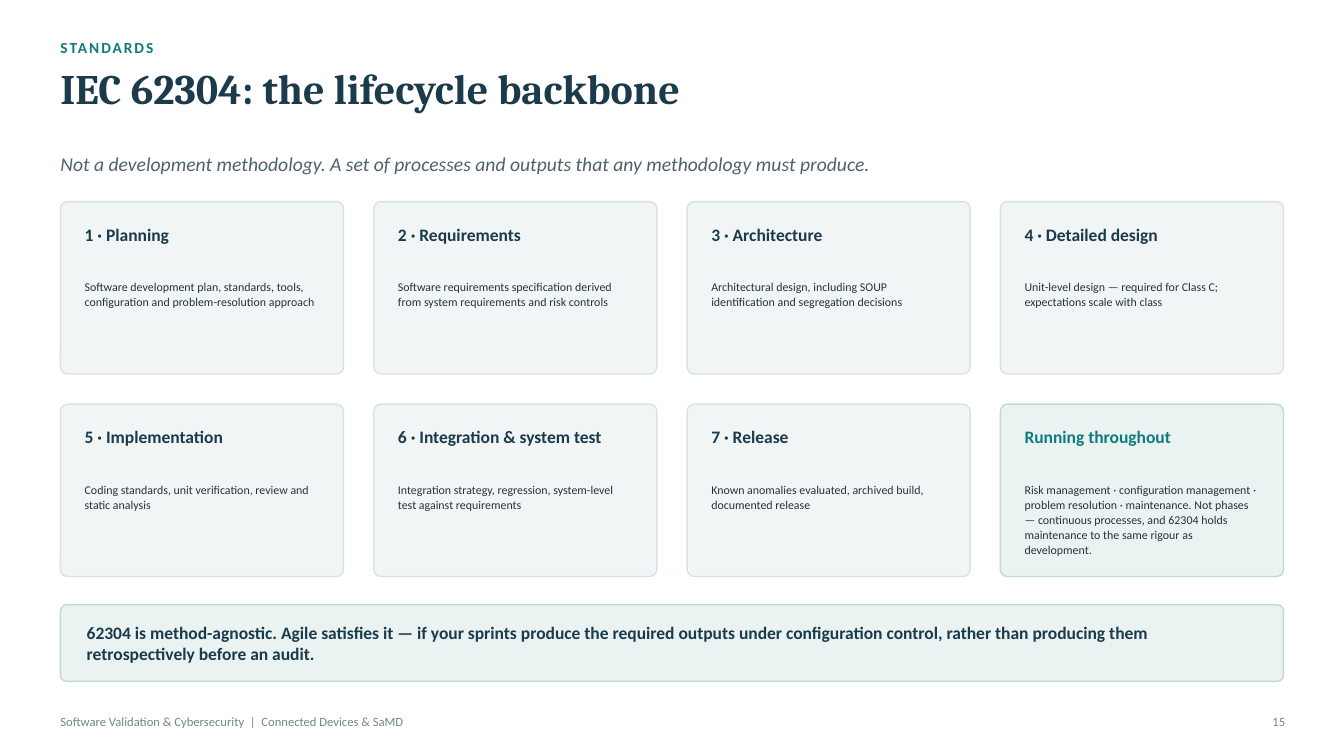
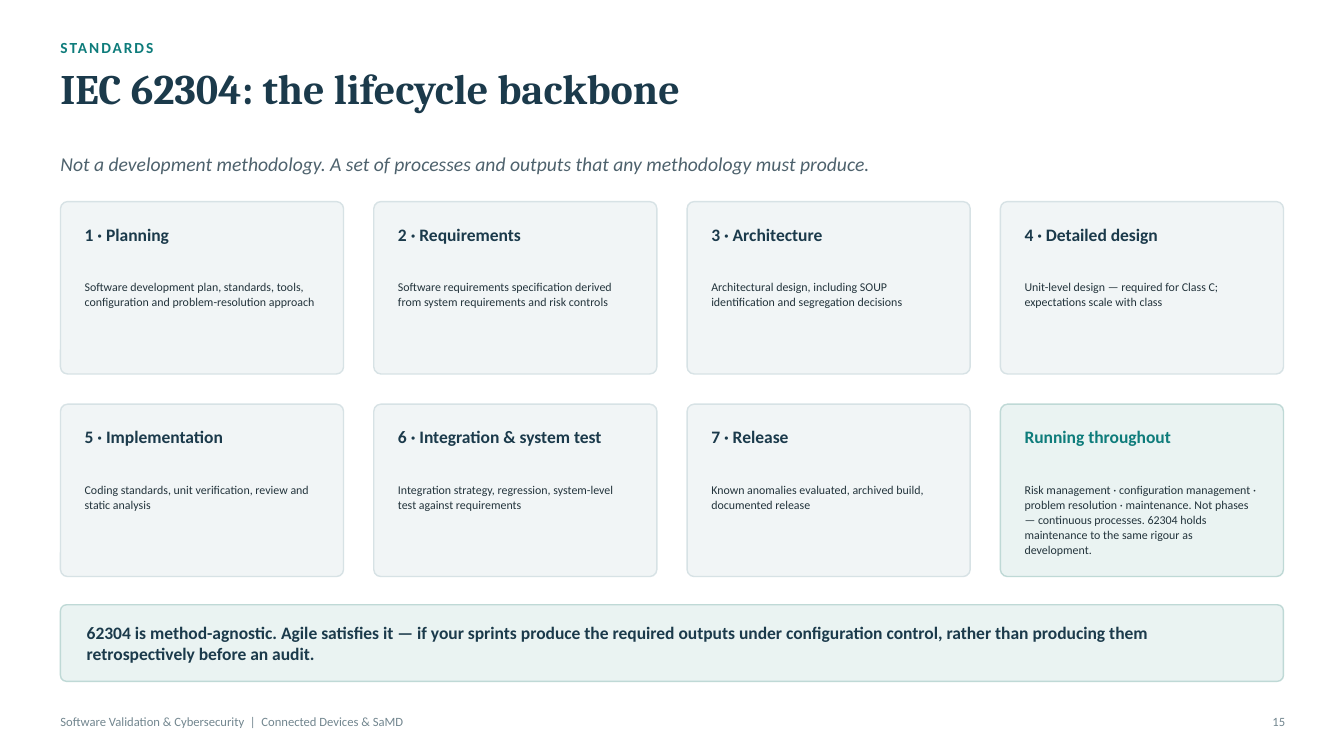
Before and after one commit to Jordantelder/my-website, a slide deck: slide 15 of seminars/software-validation-cybersecurity/Software_Validation_and_Cybersecurity_Seminar.pptx. Drawn at 1344x756 pixels with LibreOffice and Linux fonts; fonts in the diff are those of the drawing. Boxes give left, top, right and bottom in pixels: in the first picture for what was removed or moved away, otherwise in the second. Text is boxed around its words. In the diff, an @@ line names an element or a change of style, - is before the commit and + after.

```diff
--- a/seminars/software-validation-cybersecurity/Software_Validation_and_Cybersecurity_Seminar.pptx
+++ b/seminars/software-validation-cybersecurity/Software_Validation_and_Cybersecurity_Seminar.pptx
@@ text at [1025,485,1250,556]: text changed @@
-Risk management · configuration management · problem resolution · maintenance. Not phases — continuous processes, and 62304 holds maintenance to the same rigour as development.
+Risk management · configuration management · problem resolution · maintenance. Not phases — continuous processes. 62304 holds maintenance to the same rigour as development.
```
Also in this commit, not shown: 11 other slides changed, 4 other files.
